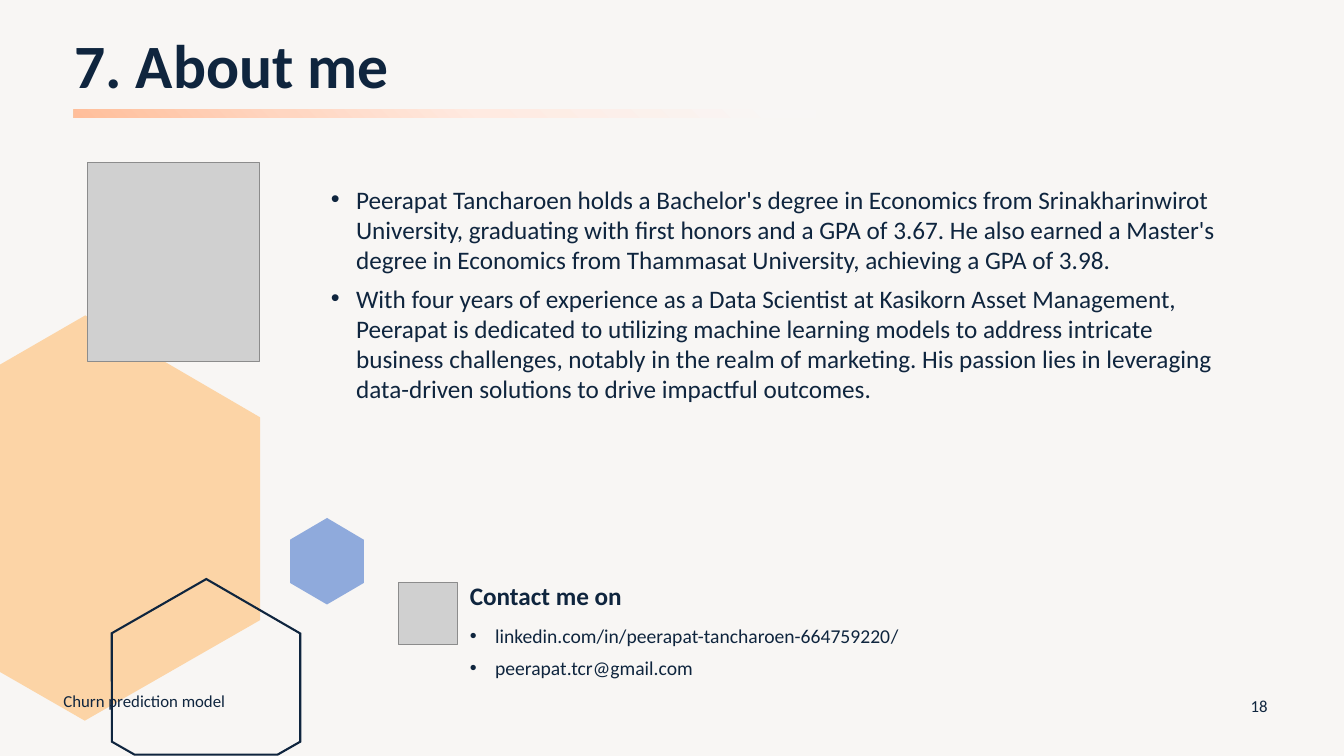
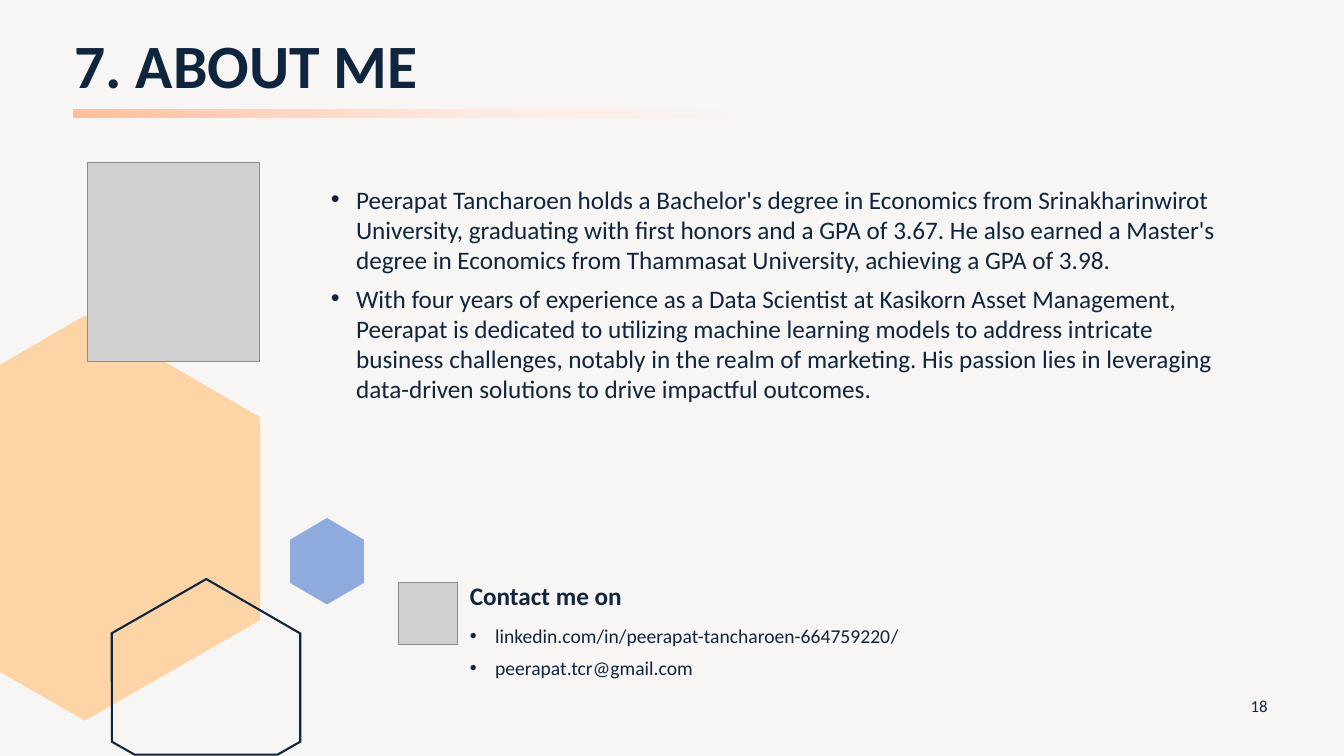
Before and after one commit to peerapat-t/telco_churn_prediction_model, a slide deck: slide 18 of Telco churn prediction model presentation.pptx. Drawn at 1344x756 pixels with LibreOffice and Linux fonts; fonts in the diff are those of the drawing; grey boxes stand for pictures. Boxes give left, top, right and bottom in pixels: in the first picture for what was removed or moved away, otherwise in the second. Text is boxed around its words. In the diff, an @@ line names an element or a change of style, - is before the commit and + after.

```diff
--- a/Telco churn prediction model presentation.pptx
+++ b/Telco churn prediction model presentation.pptx
@@ title at [74,47,418,89]: text changed @@
-7. About me
+7. ABOUT ME
@@ text removed at [63,693,225,711] @@
-Churn prediction model
```
Also in this commit, not shown: 17 other slides changed, 1 other file.
